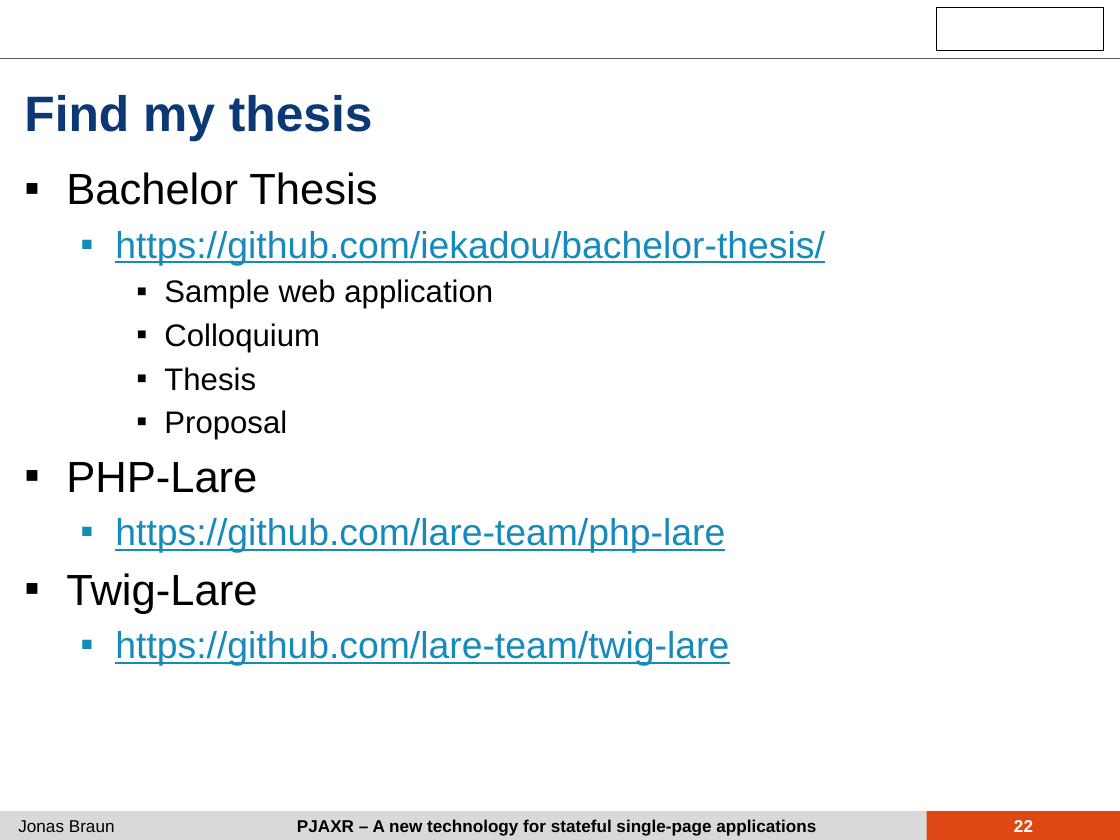
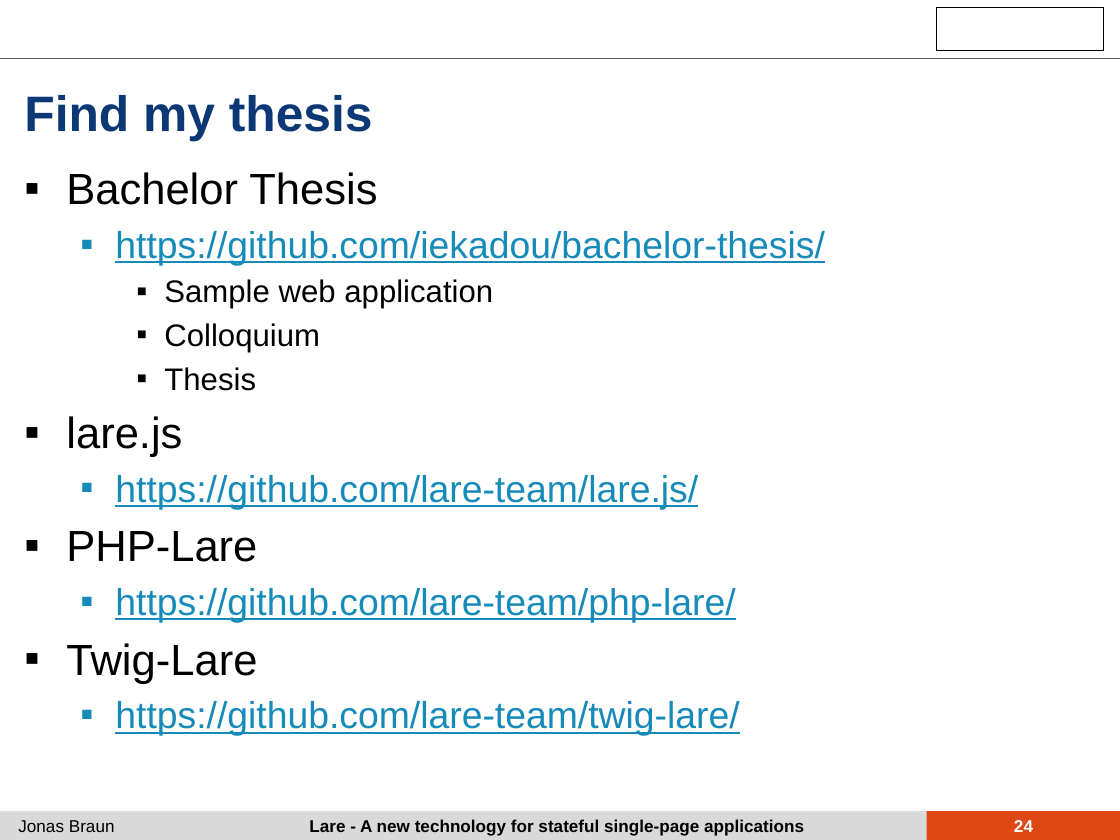
Before and after one commit to iekadou/bachelor-thesis, a slide deck: slide 24 of colloquium/colloquium.pptx (slide 22 before the commit). Drawn at 1120x840 pixels with LibreOffice and Linux fonts; fonts in the diff are those of the drawing; background and template pictures are left out. Boxes give left, top, right and bottom in pixels: in the first picture for what was removed or moved away, otherwise in the second. Text is boxed around its words. In the diff, an @@ line names an element or a change of style, - is before the commit and + after.

```diff
--- a/colloquium/colloquium.pptx
+++ b/colloquium/colloquium.pptx
@@ text at bbox=[66, 416, 698, 509]: text changed; size 20 to 24 pt; text colour #000000 to #168BBA @@
-    ▪ Proposal
+▪ lare.js
+  ▪ https://github.com/lare-team/lare.js/
@@ text at bbox=[115, 588, 735, 623]: text changed @@
-  ▪ https://github.com/lare-team/php-lare
+  ▪ https://github.com/lare-team/php-lare/
@@ text at bbox=[115, 701, 739, 736]: text changed @@
-  ▪ https://github.com/lare-team/twig-lare
+  ▪ https://github.com/lare-team/twig-lare/
@@ text at bbox=[309, 819, 804, 836]: text changed @@
-PJAXR – A new technology for stateful single-page applications
+Lare - A new technology for stateful single-page applications
@@ page number at bbox=[1014, 820, 1033, 832]: text changed @@
-22
+24
```
Also in this commit, not shown: 21 other slides changed, 3 slides added, 1 slide removed, 1 other file.
